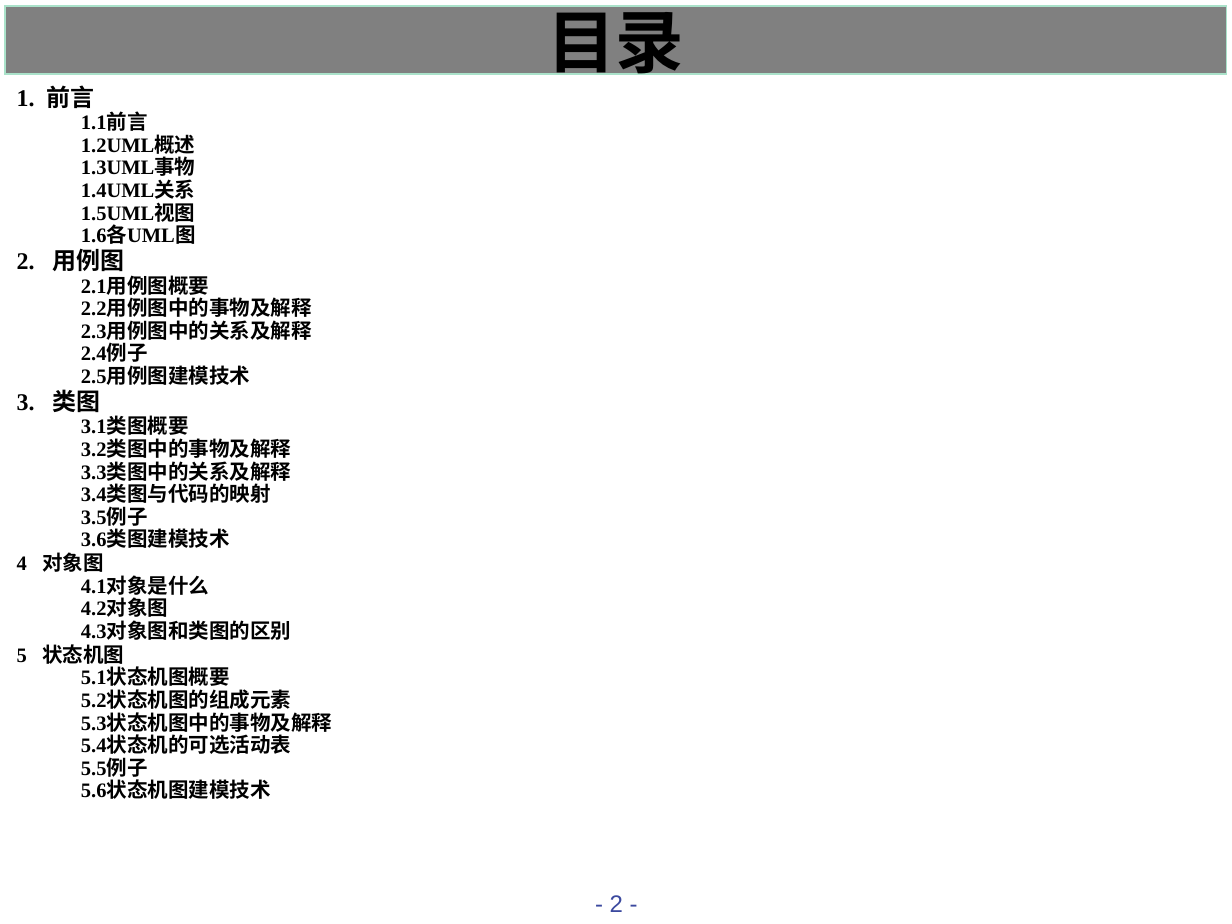
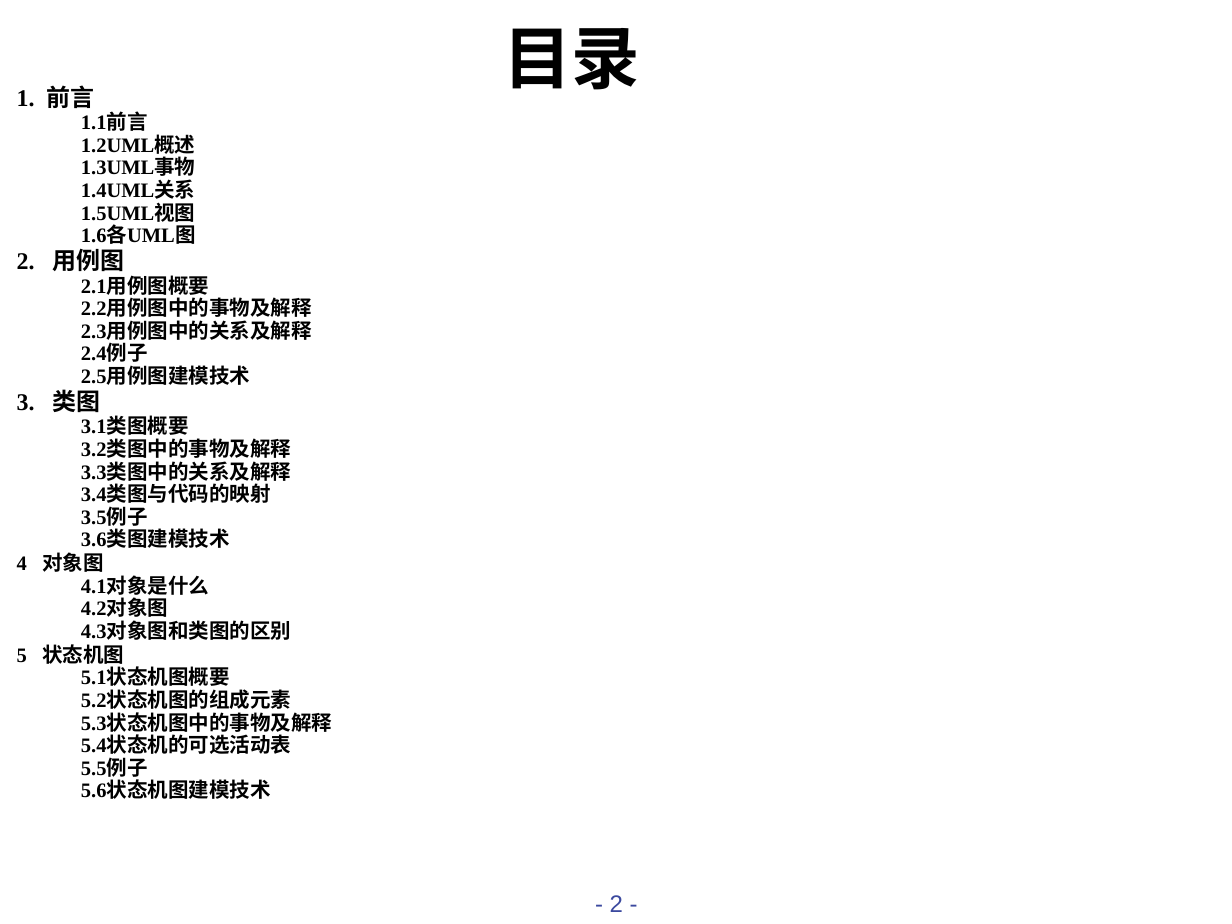
Before and after one commit to tmaczjj/2017work, a slide deck: slide 2 of week4/[prd-03,31501311]uml ppt.pptx. Drawn at 1232x924 pixels with LibreOffice and Linux fonts; fonts in the diff are those of the drawing. Boxes give left, top, right and bottom in pixels: in the first picture for what was removed or moved away, otherwise in the second. Text is boxed around its words. In the diff, an @@ line names an element or a change of style, - is before the commit and + after.

```diff
--- a/week4/[prd-03,31501311]uml ppt.pptx
+++ b/week4/[prd-03,31501311]uml ppt.pptx
@@ text "目录": place and size @@
-text "目录" at box(5, 6, 1227, 74)
+text "目录" at box(503, 28, 640, 90)
@@ text "目录" at box(503, 28, 640, 90): vertical alignment middle to top; fill #808080 to none; outline #AAE2CA 1 pt to none @@
```
Also in this commit, not shown: 8 slides added.
